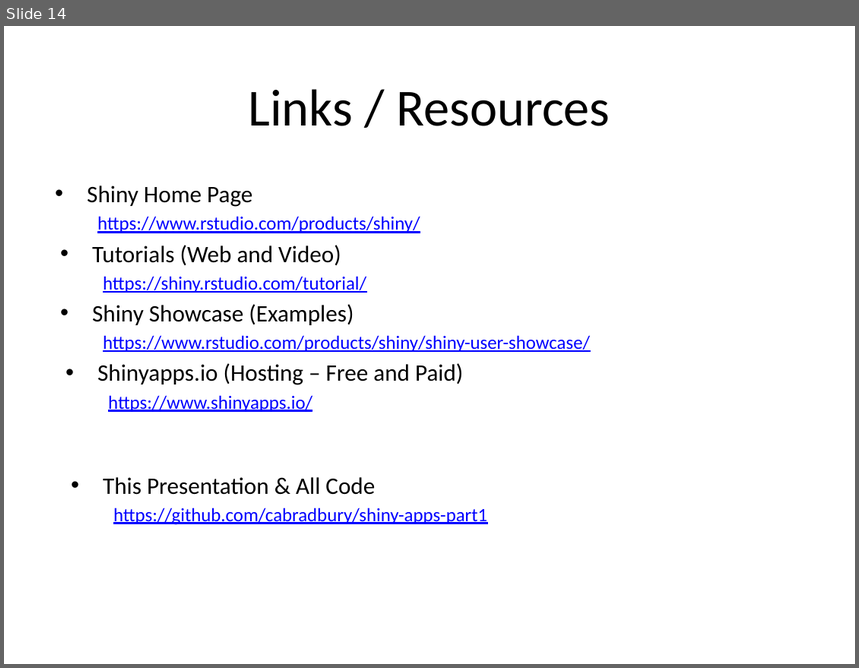
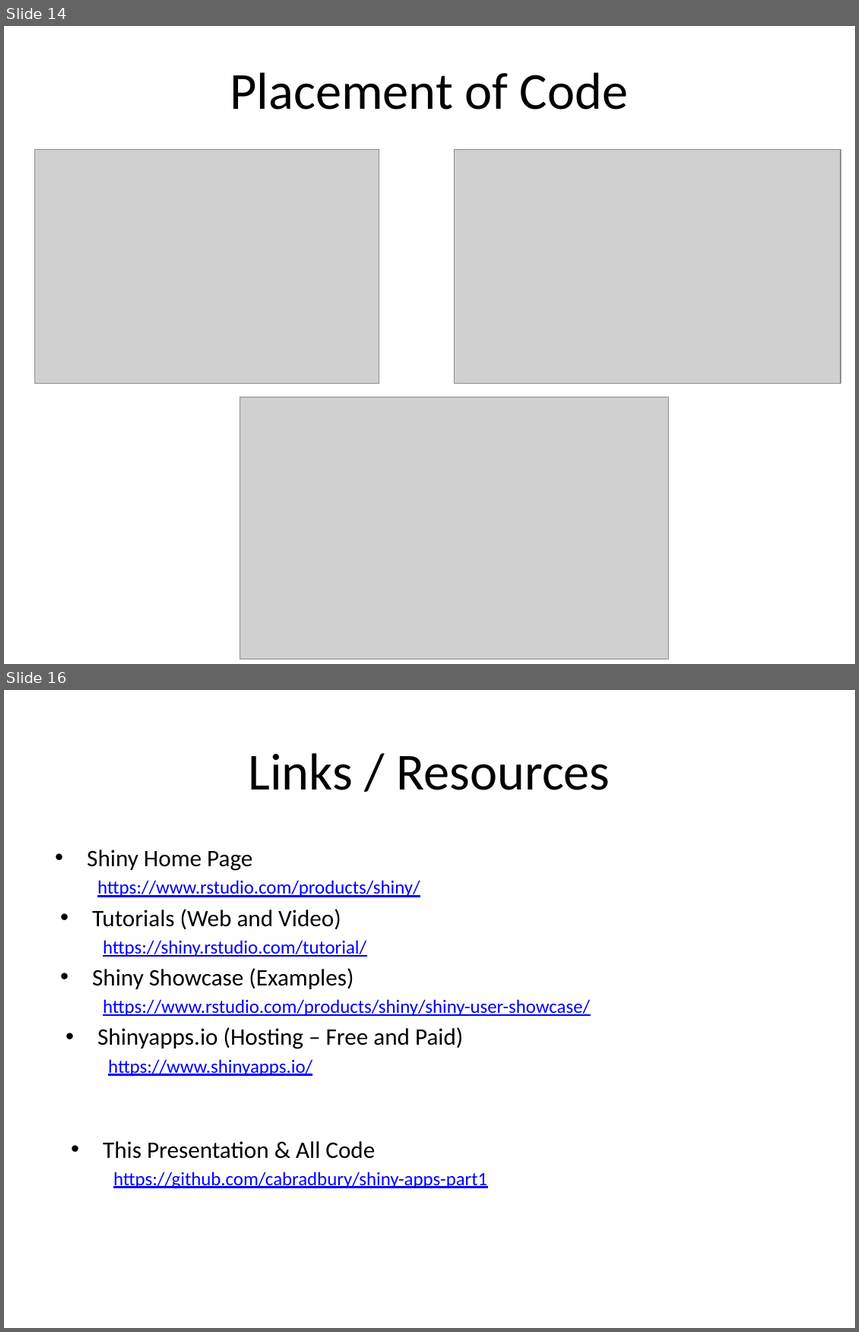
Before and after one commit to cabradbury/shiny-apps-part1, a slide deck: Presentation.pptx. Shown one above the other, each under a label of ours: slide 14 before the commit, slides 14 and 16 after it; the slides between them are not shown. The pictures are 859x668 and 859x1332 pixels, drawn with LibreOffice and Linux fonts; fonts in the diff are those of the drawing; grey boxes stand for pictures. Boxes give left, top, right and bottom in pixels: in the first picture for what was removed or moved away, otherwise in the second. Text is boxed around its words. In the diff, an @@ line names an element or a change of style, - is before the commit and + after.

```diff
--- a/Presentation.pptx
+++ b/Presentation.pptx
@@ slide 14 added at (x1=4, y1=26, x2=855, y2=664), background #FFFFFF @@
@@ title added at (x1=230, y1=72, x2=628, y2=110), 44 pt, text #000000 @@
+Placement of Code
@@ picture added at (x1=34, y1=149, x2=379, y2=383) @@
@@ picture added at (x1=454, y1=149, x2=841, y2=383) @@
@@ picture added at (x1=240, y1=398, x2=669, y2=660) @@
@@ what was slide 14 is now slide 16 @@
```
Also in this commit, not shown: 2 slides changed, 1 other slide added.
